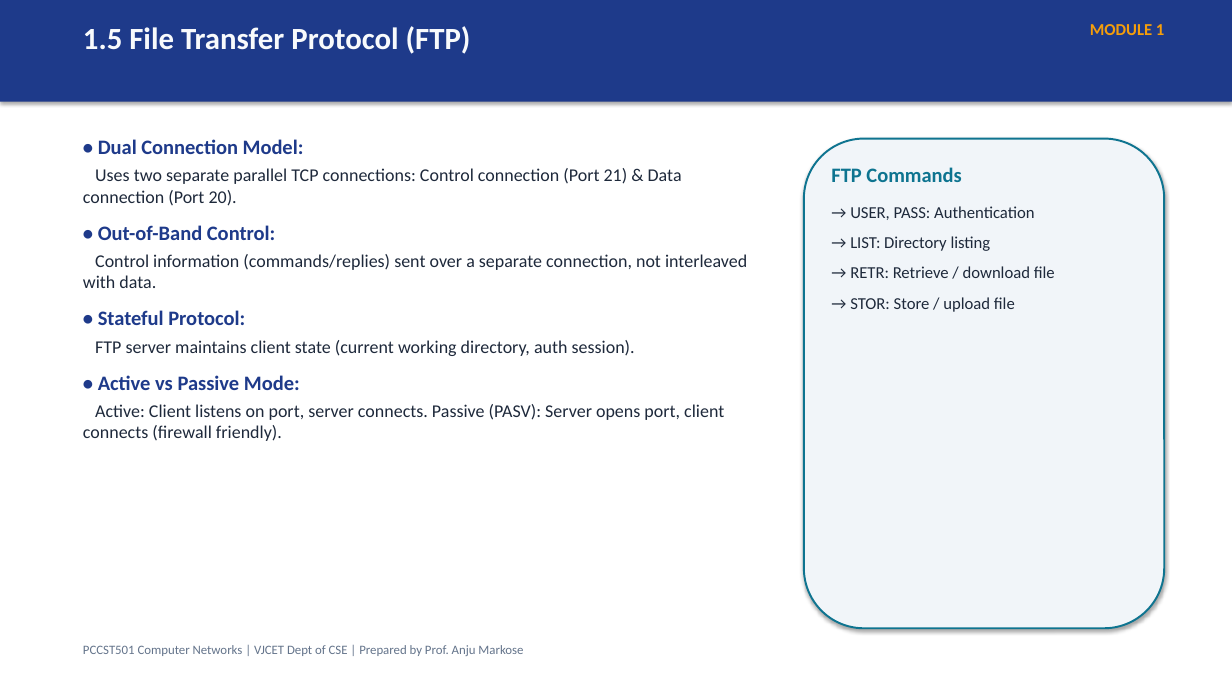
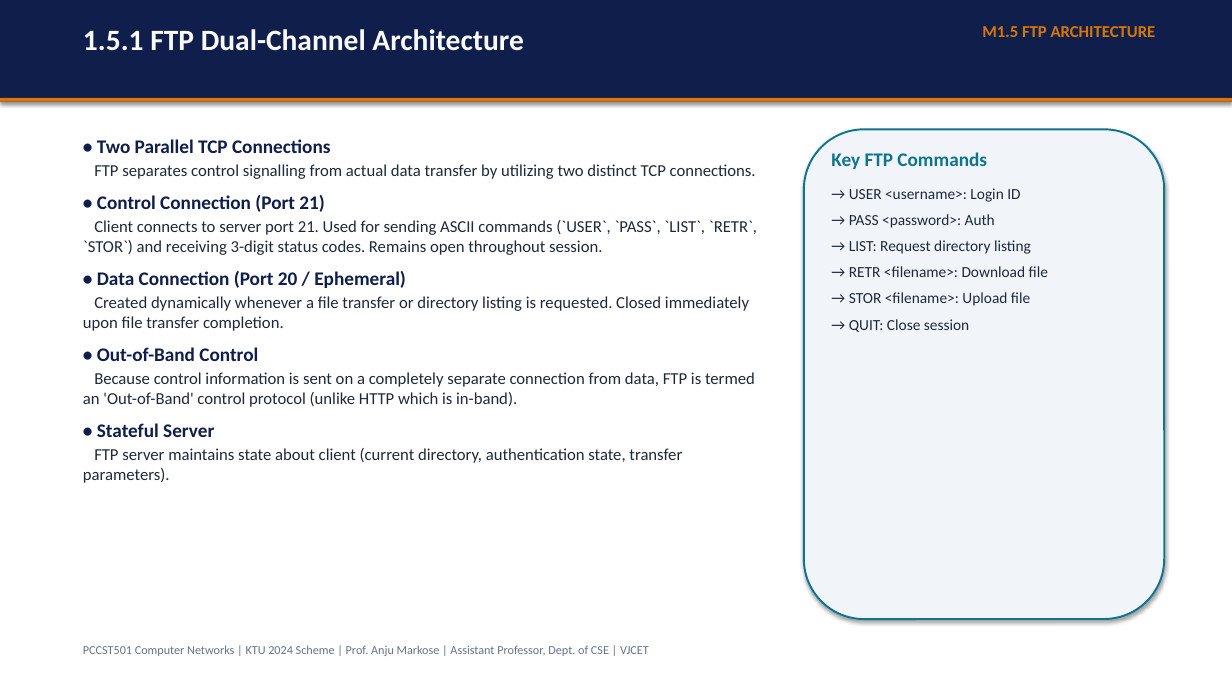
Before and after one commit to CSDVJCET/PCCST501-CN-2024, a slide deck: slide 19 of assets/ppts/PCCST501_Complete_Course_Deck.pptx (slide 7 before the commit). Drawn at 1232x693 pixels with LibreOffice and Linux fonts; fonts in the diff are those of the drawing. Boxes give left, top, right and bottom in pixels: in the first picture for what was removed or moved away, otherwise in the second. Text is boxed around its words. In the diff, an @@ line names an element or a change of style, - is before the commit and + after.

```diff
--- a/assets/ppts/PCCST501_Complete_Course_Deck.pptx
+++ b/assets/ppts/PCCST501_Complete_Course_Deck.pptx
@@ rectangle at <box>0,0,1232,102</box>: fill #1E3A8A to #0F1E4A @@
@@ text at <box>83,29,523,51</box>: text changed; size 24 to 23 pt @@
-1.5 File Transfer Protocol (FTP)
+1.5.1 FTP Dual-Channel Architecture
@@ text added at <box>982,26,1156,37</box>, 13 pt, text #D97706, bold @@
+M1.5 FTP ARCHITECTURE
@@ text removed at <box>1090,24,1164,35</box> @@
-MODULE 1
@@ rectangle added at <box>0,98,1232,102</box>, fill #D97706 @@
@@ text at <box>83,139,757,483</box>: text changed; size 14 to 13 pt @@
-• Dual Connection Model:
-Uses two separate parallel TCP connections: Control connection (Port 21) & Data connection (Port 20).
-• Out-of-Band Control:
-Control information (commands/replies) sent over a separate connection, not interleaved with data.
-• Stateful Protocol:
-FTP server maintains client state (current working directory, auth session).
-• Active vs Passive Mode:
-Active: Client listens on port, server connects. Passive (PASV): Server opens port, client connects (firewall friendly).
+• Two Parallel TCP Connections
+FTP separates control signalling from actual data transfer by utilizing two distinct TCP connections.
+• Control Connection (Port 21)
+Client connects to server port 21. Used for sending ASCII commands (`USER`, `PASS`, `LIST`, `RETR`, `STOR`) and receiving 3-digit status codes. Remains open throughout session.
+• Data Connection (Port 20 / Ephemeral)
+Created dynamically whenever a file transfer or directory listing is requested. Closed immediately upon file transfer completion.
+• Out-of-Band Control
+Because control information is sent on a completely separate connection from data, FTP is termed an 'Out-of-Band' control protocol (unlike HTTP which is in-band).
+• Stateful Server
+FTP server maintains state about client (current directory, authentication state, transfer parameters).
@@ rounded rectangle: place and size @@
-rounded rectangle at <box>804,139,1165,628</box>
+rounded rectangle at <box>804,129,1165,619</box>
@@ text at <box>831,152,1031,332</box>: text changed; size 13 to 12 pt @@
-FTP Commands
-→ USER, PASS: Authentication
-→ LIST: Directory listing
-→ RETR: Retrieve / download file
-→ STOR: Store / upload file
+Key FTP Commands
+→ USER <username>: Login ID
+→ PASS <password>: Auth
+→ LIST: Request directory listing
+→ RETR <filename>: Download file
+→ STOR <filename>: Upload file
+→ QUIT: Close session
@@ text at <box>83,645,649,656</box>: text changed; size 10 to 9.5 pt @@
-PCCST501 Computer Networks | VJCET Dept of CSE | Prepared by Prof. Anju Markose
+PCCST501 Computer Networks | KTU 2024 Scheme | Prof. Anju Markose | Assistant Professor, Dept. of CSE | VJCET
```
Also in this commit, not shown: 3 other slides changed, 123 slides added, 27 slides removed, 54 other files.
